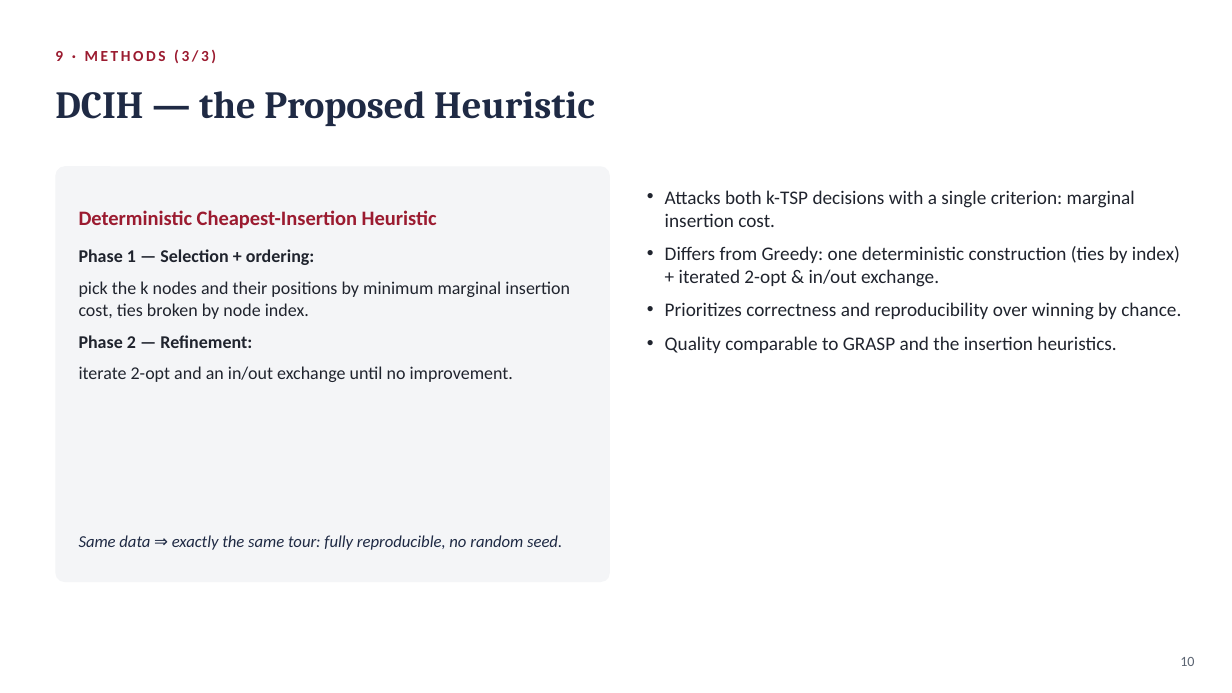
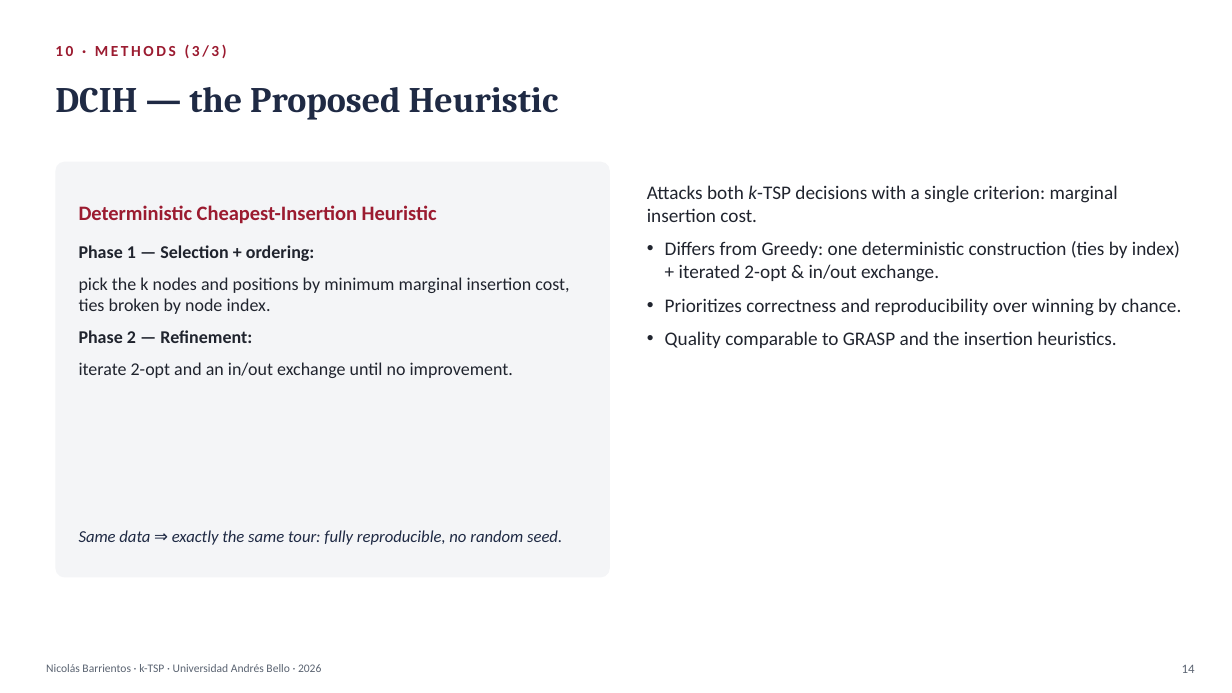
Before and after one commit to Nico8270/KTSP-Proyecto-de-Titulo, a slide deck: slide 14 of presentacion/presentacion_ktsp.pptx (slide 10 before the commit). Drawn at 1232x693 pixels with LibreOffice and Linux fonts; fonts in the diff are those of the drawing. Boxes give left, top, right and bottom in pixels: in the first picture for what was removed or moved away, otherwise in the second. Text is boxed around its words. In the diff, an @@ line names an element or a change of style, - is before the commit and + after.

```diff
--- a/presentacion/presentacion_ktsp.pptx
+++ b/presentacion/presentacion_ktsp.pptx
@@ text at <box>55,44,227,58</box>: text changed @@
-9 · METHODS (3/3)
+10 · METHODS (3/3)
@@ text "DCIH — the Proposed Heuristic" at <box>55,87,559,120</box>: size 30 to 28 pt @@
@@ 2 texts, 1 rounded rectangle: place and size @@
-2 texts, 1 rounded rectangle at <box>55,166,610,582</box>
+2 texts, 1 rounded rectangle at <box>55,162,610,578</box>
@@ text at <box>647,185,1118,222</box>: italic on in "k-TSP"; less space between paragraphs @@
@@ text at <box>79,277,569,314</box>: text changed @@
-pick the k nodes and their positions by minimum marginal insertion cost, ties broken by node index.
+pick the k nodes and positions by minimum marginal insertion cost, ties broken by node index.
@@ text removed at <box>1180,657,1194,666</box> @@
-10
@@ text added at <box>46,664,321,672</box>, 9 pt, text #5B6472 @@
+Nicolás Barrientos · k-TSP · Universidad Andrés Bello · 2026
@@ text added at <box>1182,665,1195,673</box>, 10 pt, text #5B6472 @@
+14
```
Also in this commit, not shown: 13 other slides changed, 4 slides added, 3 other files.
